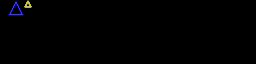
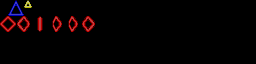
Comparing the layer stacks of the two 256 × 64 images. Changes:
painted on "sprites.png" over [0, 16, 95, 32]
